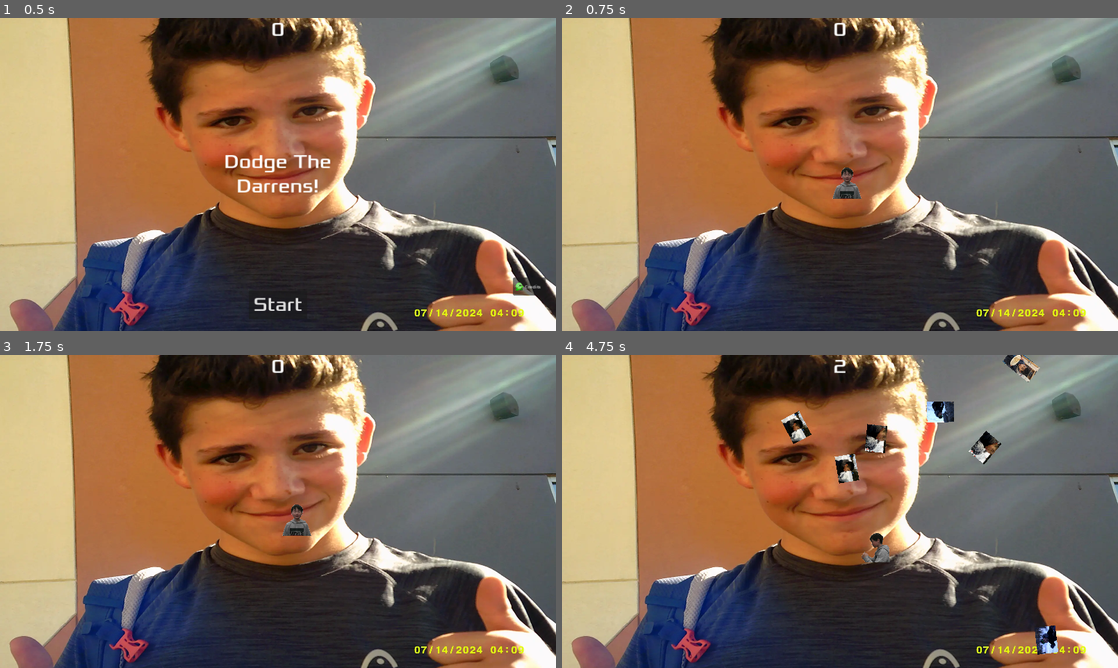
Above: before the commit, frames 1-4 (two rows, left to right).
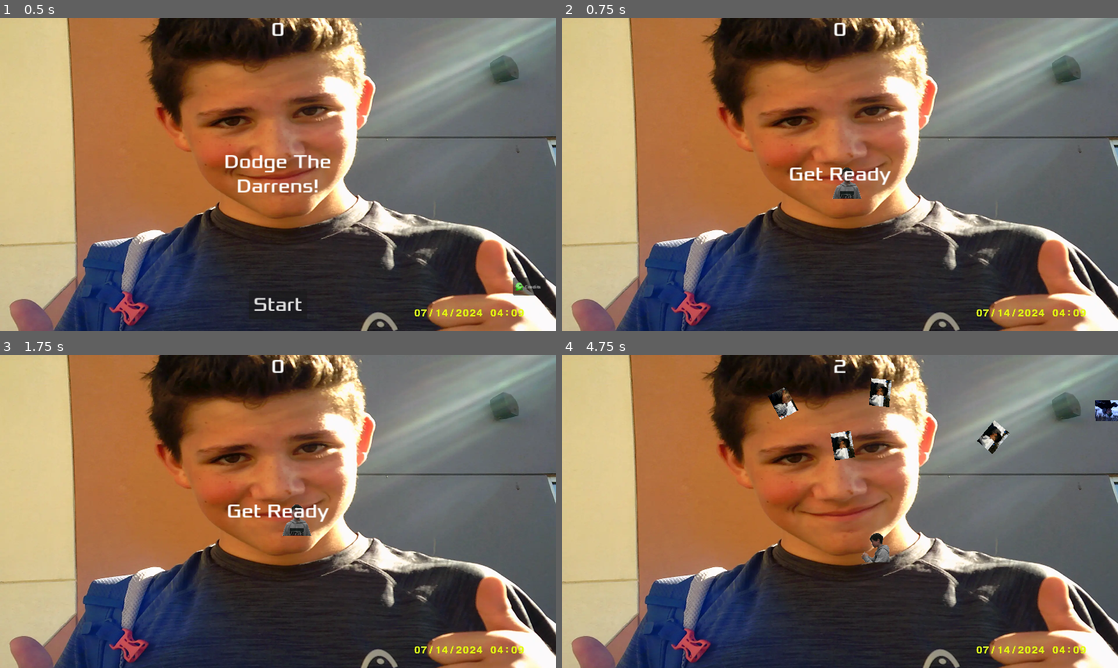
Above: after the commit, the same moments.

Repository: DodgeTheDarins/Dodge-The-Darins
Game: Godot game, scene res://main.tscn
Two runs of this game, one before a commit and one after it. Both use one fixed random seed, a clock stepped at 60 frames per second and the inputs below.
Inputs:
- Up to frame 1 (0.5 s): no input
- Up to frame 2 (0.75 s): click "Start" at 0.5 s
- Up to frame 3 (1.75 s): tap Enter at 1.25 s; hold Right (move_right) from 1.28 s (still down); hold A (a) from 1.28 s (still down); tap D (d) at 1.55 s
- Up to frame 4 (4.75 s): tap Space at 2 s; release Right (move_right) at 2.03 s; release A (a) at 2.03 s; hold Down (move_down) 2.03-2.78 s; tap D (d) at 2.1, 4.55 s; tap S (s) at 2.3 s; hold Right (move_right) 2.78-3.53 s; hold S (s) 2.78-3.53 s; tap W (w) at 3.05, 3.6 s; hold Up (move_up) 3.53-4.28 s; tap A (a) at 3.8 s; hold Left (move_left) from 4.28 s (still down); hold A (a) from 4.28 s (still down)

Frame 1 is identical in both runs. In frame 2, 0.4% of the frame differs, in the area x 41-60%, y 47-54%; in frame 3, 0.4%; in frame 4, 3.4%, in the area x 37-100%, y 0-96%.

Commit message:
Invincibility while in Get Ready screen

Diff:
--- a/hud.tscn
+++ b/hud.tscn
@@ -66,7 +66,7 @@
 text = "Start"
 
 [node name="MessageTimer" type="Timer" parent="."]
-wait_time = 0.001
+wait_time = 2.0
 one_shot = true
 
 [node name="Credits" type="Button" parent="."]
--- a/main.tscn
+++ b/main.tscn
@@ -42,7 +42,7 @@
 position = Vector2(992, 552)
 
 [node name="MobTimer" type="Timer" parent="."]
-wait_time = 0.25
+wait_time = 0.35
 
 [node name="ScoreTimer" type="Timer" parent="."]
 
--- a/player.gd
+++ b/player.gd
@@ -66,13 +66,17 @@
 
 
 func _on_body_entered(body: Node2D) -> void:
-	hit.emit()
-	dead = true
-	 #Must be deferred as we can't change physics properties on a physics callback.
-	$CollisionShape2D.set_deferred("disabled", true)
+	if $StartTimer.is_stopped() == true:
+		hit.emit()
+		dead = true
+		 #Must be deferred as we can't change physics properties on a physics callback.
+		$CollisionShape2D.set_deferred("disabled", true)
 
 func start(pos):
 	position = pos
 	show()
 	$CollisionShape2D.disabled = false
 	dead = false
+	$StartTimer.start()
+	await $StartTimer.timeout
+	$StartTimer.stop()
--- a/player.tscn
+++ b/player.tscn
@@ -79,4 +79,7 @@
 scale = Vector2(2.68571, 2.2973)
 shape = SubResource("RectangleShape2D_w6hh5")
 
+[node name="StartTimer" type="Timer" parent="."]
+wait_time = 3.0
+
 [connection signal="body_entered" from="." to="." method="_on_body_entered"]
